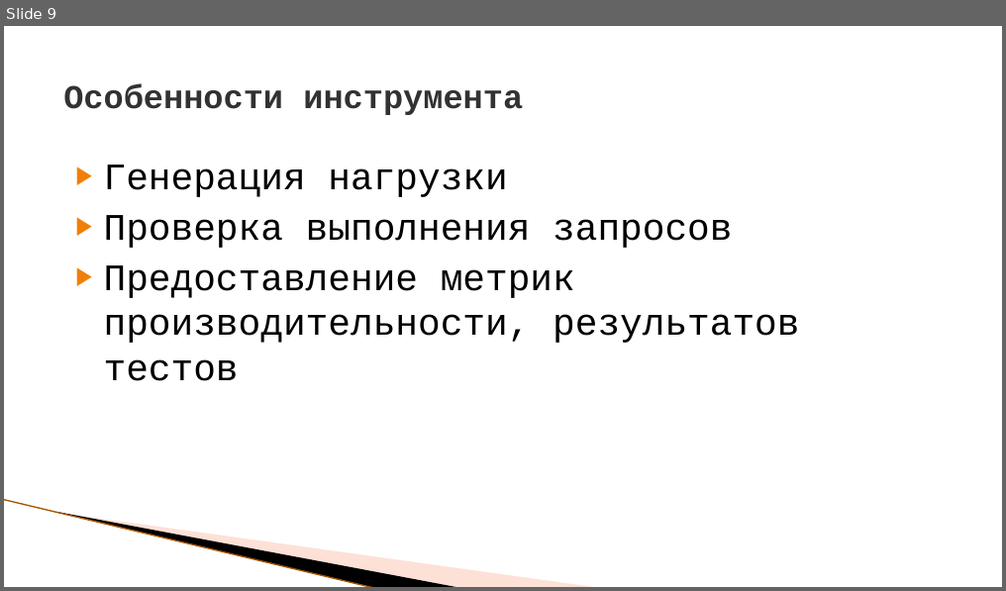
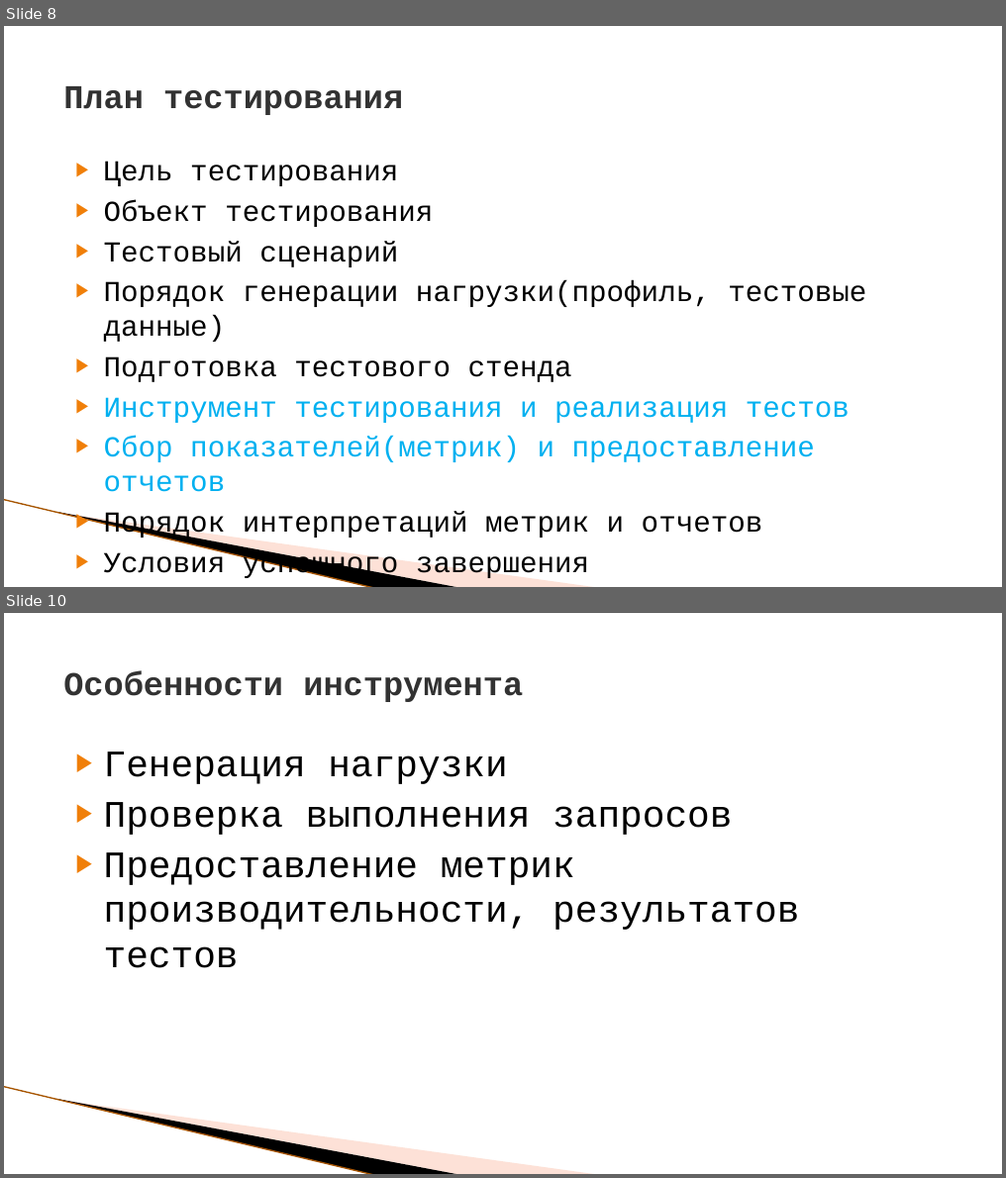
Before and after one commit to ProfitFx/HBLTWS, a slide deck: LoadTestStart.pptx. Shown one above the other, each under a label of ours: slide 9 before the commit, slides 8 and 10 after it; the slides between them are not shown. The pictures are 1006x591 and 1006x1178 pixels, drawn with LibreOffice and Linux fonts; fonts in the diff are those of the drawing; background and template pictures are left out. Boxes give left, top, right and bottom in pixels: in the first picture for what was removed or moved away, otherwise in the second. Text is boxed around its words. In the diff, an @@ line names an element or a change of style, - is before the commit and + after.

Commit message:
update presentation

```diff
--- a/LoadTestStart.pptx
+++ b/LoadTestStart.pptx
@@ slide 8 added at (4,26,1002,587), background #FFFFFF; not listed: 3 template elements that a slide beside it also shows @@
@@ title added at (63,86,403,115), 24 pt, text #323232, bold @@
+План тестирования
@@ text added at (104,161,866,580), 20.9 pt, text #000000 @@
+▶ Цель тестирования
+▶ Объект тестирования
+▶ Тестовый сценарий
+▶ Порядок генерации нагрузки(профиль, тестовые данные)
+▶ Подготовка тестового стенда
+▶ Инструмент тестирования и реализация тестов
+▶ Сбор показателей(метрик) и предоставление отчетов
+▶ Порядок интерпретаций метрик и отчетов
+▶ Условия успешного завершения
@@ what was slide 9 is now slide 10 @@
```
Also in this commit, not shown: 1 other slide added, 1 slide removed.
